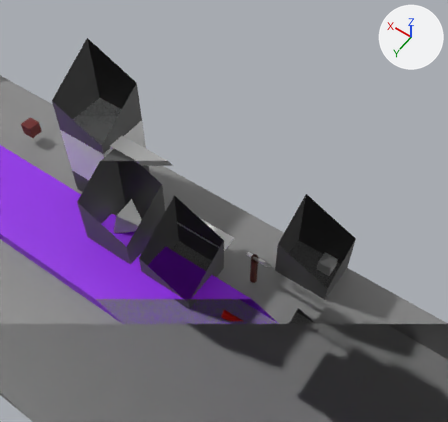
The Blender file assets/map_city.blend: old version first, new version second.
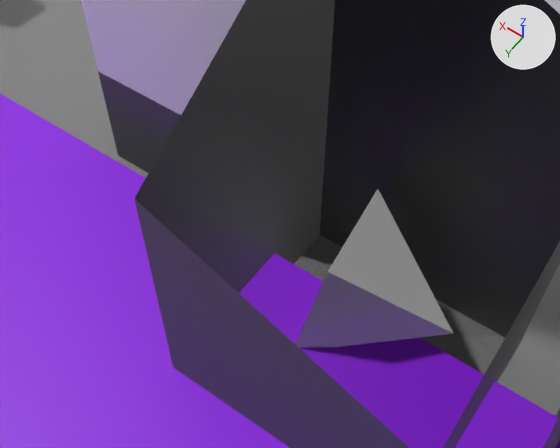
There are two pictures of each version: one from a 50 mm camera at (32.44, 19.86, 37.27) aimed at (48.18, -2.17, 2.65), one close up from a 50 mm camera at (50.73, 8.12, 11.96) aimed at (54.87, 2.32, 2.84). Arrows for +X, +Y and +Z are at upper right; the lights stay in place. Everything nearer to the camera than a plane just in front of the edit is cut away.

Script lines for the objects in view, before the commit:
```python
me_cube_012 = bpy.data.meshes.new('Cube.012')
me_cube_012.from_pydata(...)  # a box spanning x -0.5..0.5, y -0.5..0.5, z -0.5..0.5
me_cube_047 = bpy.data.meshes.new('Cube.047')
me_cube_047.from_pydata([(-1.0, -1.0, -1.0), (-1.0, -1.0, 1.0), (0.0, 1.0, 0.0), (1.0, -1.0, -1.0), (1.0, -1.0, 1.0)], [], [(0, 1, 2), (2, 4, 3), (3, 4, 1, 0), (2, 3, 0), (2, 1, 4)])
me_cube_054 = bpy.data.meshes.new('Cube.054')
me_cube_054.from_pydata(...)  # 24 vertices, 12 faces; spans x -2.0..2.0, y -2.0..2.0, z 0.0..6.6
me_cube_054.materials.append(mat_stone)  # dark grey #575757
ob_blok_009 = bpy.data.objects.new('Blok.009', me_cube_054)
ob_blok_009.location = (53.2, 2.6, 0.5)
ob_ground_010 = bpy.data.objects.new('ground.010', me_cube_012)
ob_ground_010.location = (57.6, -0.7, 4.8)
ob_ground_010.scale = (4.0, 4.0, 4.2)
ob_spawn_bird_003 = bpy.data.objects.new('Spawn_Bird.003', me_cube_047)
ob_spawn_bird_003.location = (53.0, 2.0, 2.0)
ob_spawn_bird_003.rotation_euler = (-0.175, -0.175, 1.745)  # degrees (-10, -10, 100)
# also in view: 'Obstacle_house.001' at (57.6, -0.7, 1.6); 'Flora' at (50.0, 5.0, 1.0); 'Ground.007' at (49.73, 5.55, -1.5)
```
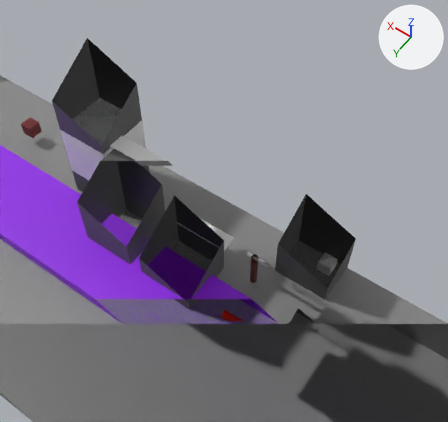
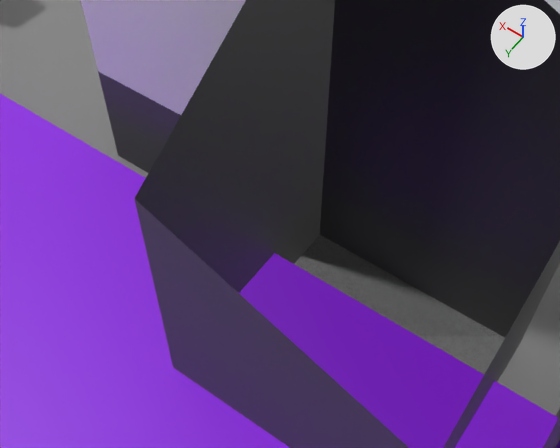
Location of each change, (x1, y1, x2, y2) in pixels of the close-ups (560 x 448 px):
```json
{"object": "Spawn_Bird.003", "change": "deleted", "before": [295, 189, 454, 348]}
```

The change, as JSON lines over the scene's bpy script:
```json
{"op": "remove", "block": "ob_spawn_bird_003", "code": ["ob_spawn_bird_003 = bpy.data.objects.new('Spawn_Bird.003', me_cube_047)", "ob_spawn_bird_003.location = (53.0, 2.0, 2.0)", "ob_spawn_bird_003.rotation_euler = (-0.175, -0.175, 1.745)  # degrees (-10, -10, 100)"]}
```
